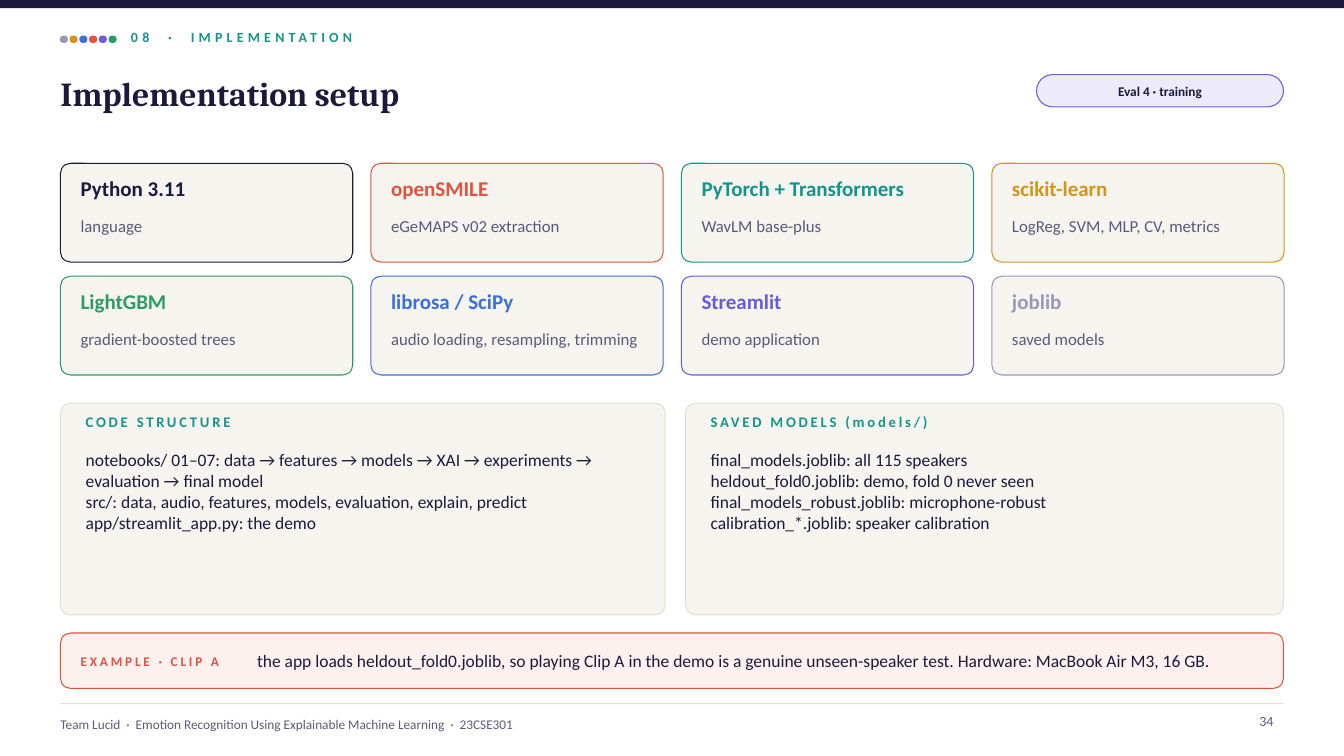
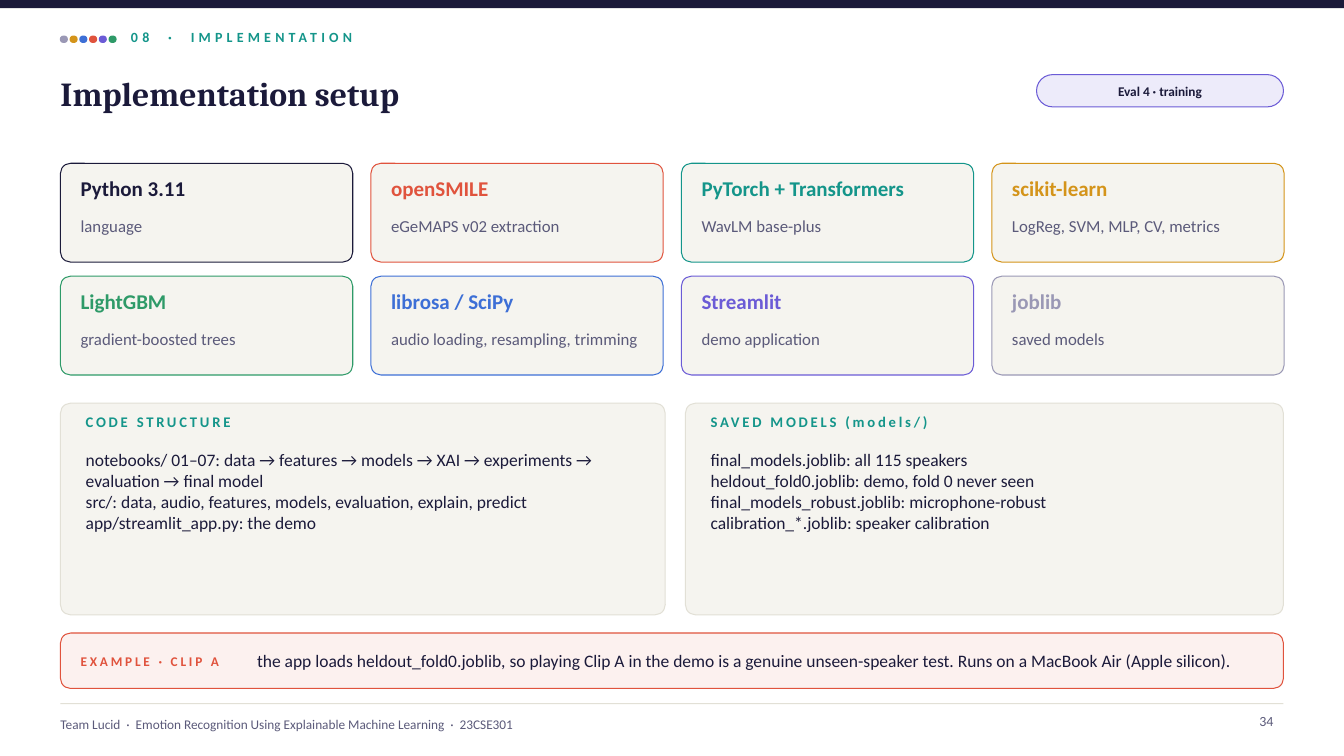
Before and after one commit to shreyashsp25/lucid-speech-emotion-xai, a slide deck: slide 34 of report/Lucid_Final_Review.pptx. Drawn at 1344x756 pixels with LibreOffice and Linux fonts; fonts in the diff are those of the drawing. Boxes give left, top, right and bottom in pixels: in the first picture for what was removed or moved away, otherwise in the second. Text is boxed around its words. In the diff, an @@ line names an element or a change of style, - is before the commit and + after.

```diff
--- a/report/Lucid_Final_Review.pptx
+++ b/report/Lucid_Final_Review.pptx
@@ text at (257,654,1230,670): text changed @@
-the app loads heldout_fold0.joblib, so playing Clip A in the demo is a genuine unseen-speaker test. Hardware: MacBook Air M3, 16 GB.
+the app loads heldout_fold0.joblib, so playing Clip A in the demo is a genuine unseen-speaker test. Runs on a MacBook Air (Apple silicon).
```
Also in this commit, not shown: 17 other slides changed, 1 slide added, 8 other files.
